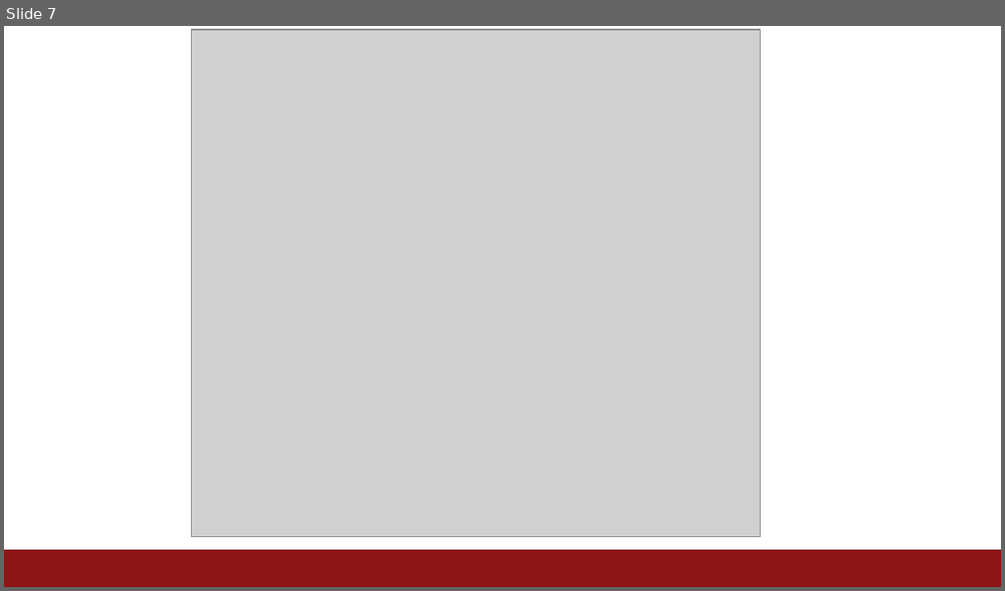
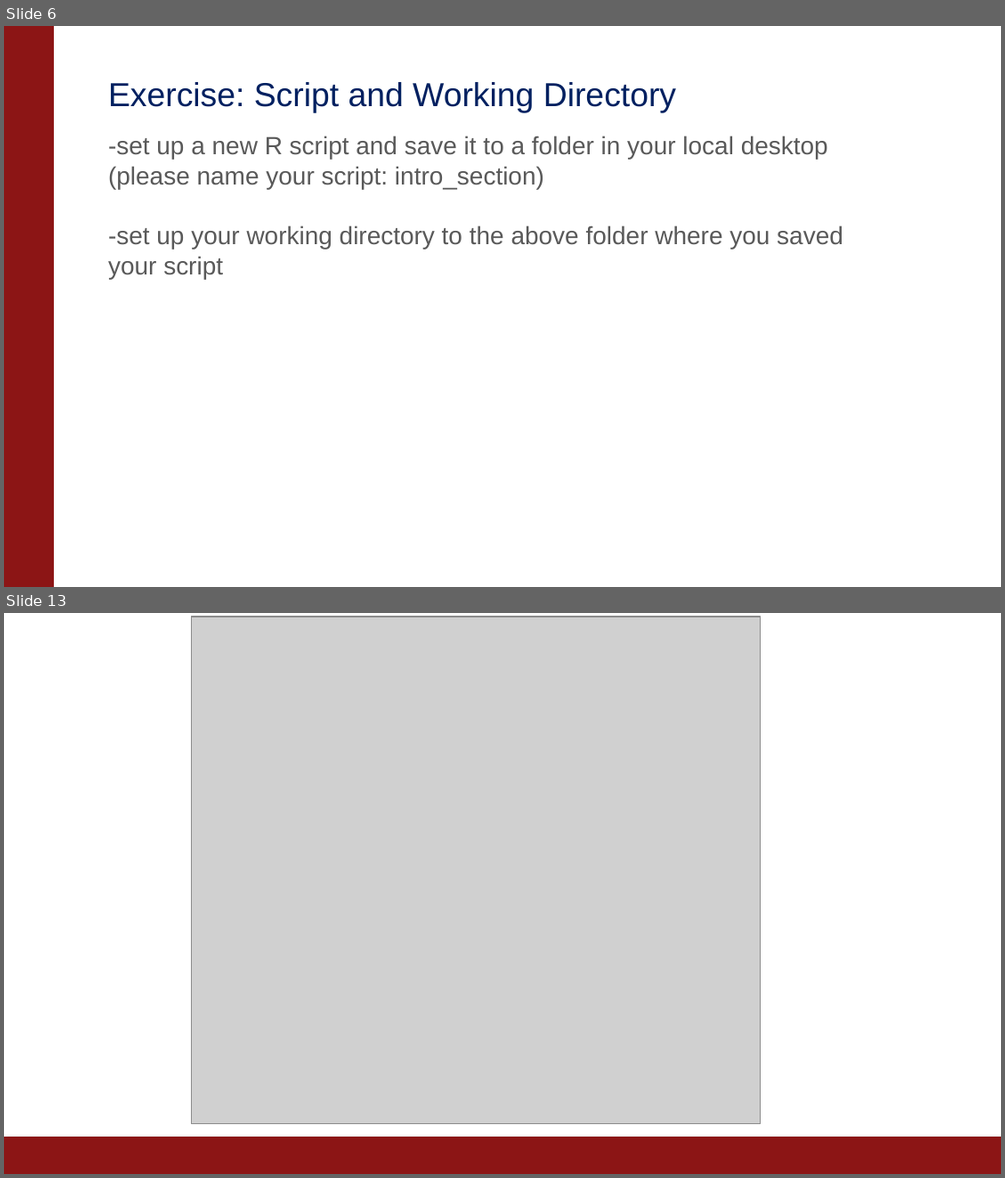
Before and after one commit to kaipingchen/com106-206-TA, a slide deck: KaipingAdina's Section Material/Intro Section/IntroSection.pptx. Shown one above the other, each under a label of ours: slide 7 before the commit, slides 6 and 13 after it; the slides between them are not shown. The pictures are 1005x591 and 1005x1178 pixels, drawn with LibreOffice and Linux fonts; fonts in the diff are those of the drawing; grey boxes stand for pictures; background and template pictures are left out. Boxes give left, top, right and bottom in pixels: in the first picture for what was removed or moved away, otherwise in the second. Text is boxed around its words. In the diff, an @@ line names an element or a change of style, - is before the commit and + after.

Commit message:
update the R script and PPT!
Dear Adina, I included the exercises in the PPT and delete some
contents. I also updated the R script! Please edit! Thanks!

```diff
--- a/KaipingAdina's Section Material/Intro Section/IntroSection.pptx
+++ b/KaipingAdina's Section Material/Intro Section/IntroSection.pptx
@@ slide 6 added at (4, 26, 1001, 587), background #FFFFFF @@
@@ rectangle added at (4, 26, 54, 587), fill #8C1515, outline #8C1515 0.75 pt @@
@@ title added at (108, 82, 676, 113), 24 pt, text #002060 @@
+Exercise: Script and Working Directory
@@ text added at (108, 135, 843, 279), 18 pt, text #595959 @@
+    -set up a new R script and save it to a folder in your local desktop (please name your script: intro_section)
+    -set up your working directory to the above folder where you saved your script
@@ what was slide 7 is now slide 13 @@
```
Also in this commit, not shown: 4 slides changed, 5 other slides added, 2 other files.
